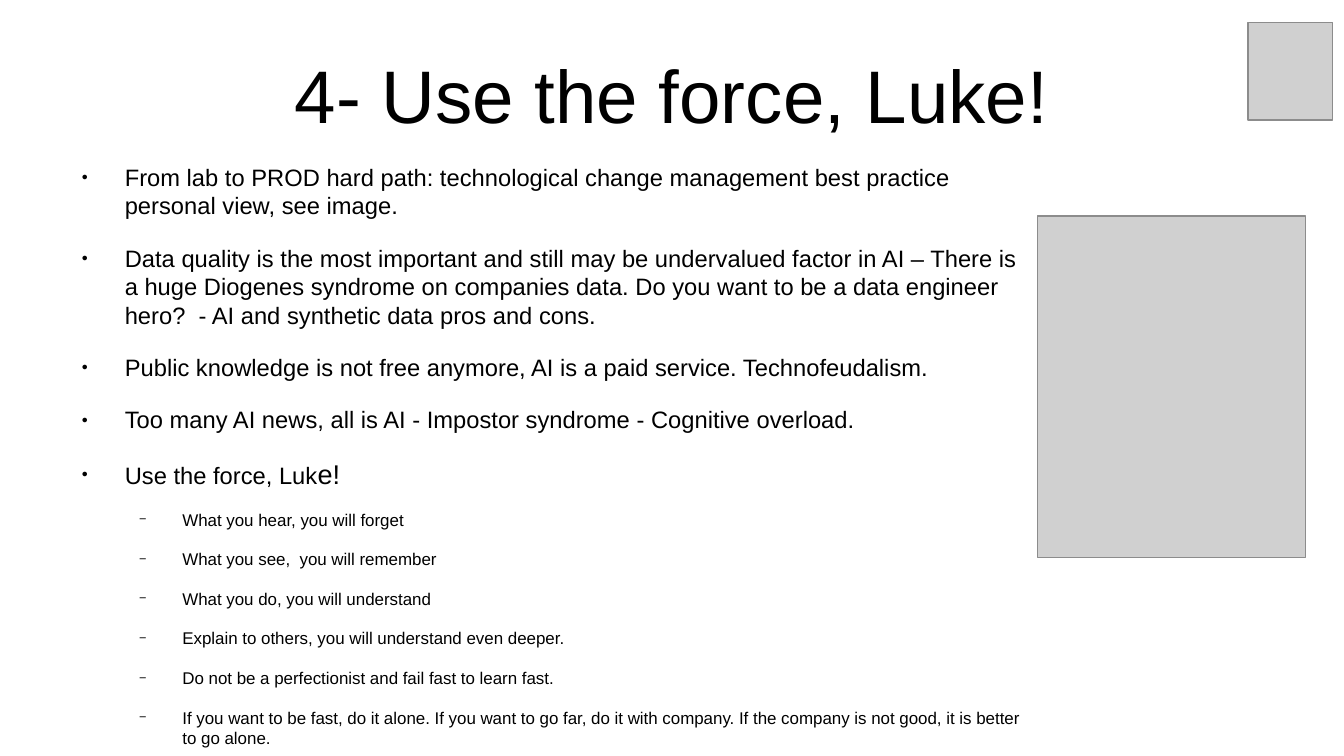
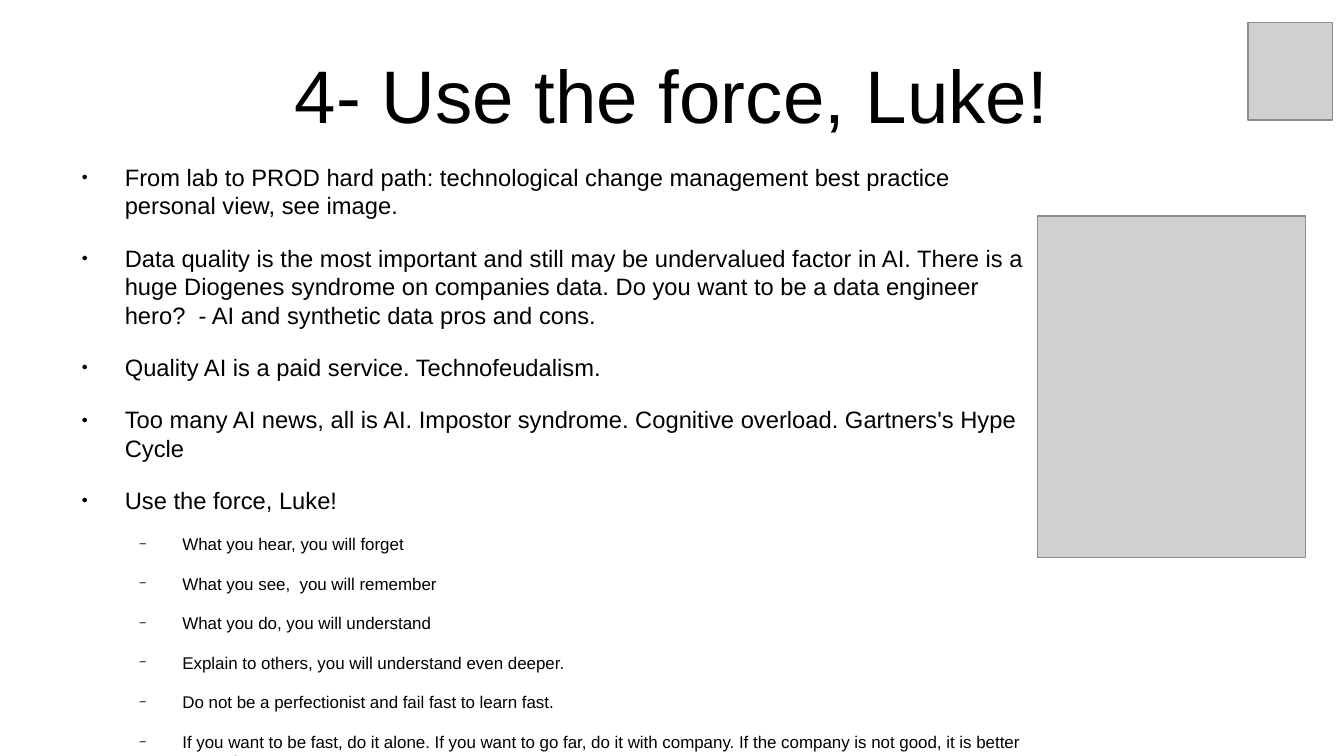
Before and after one commit to inigokintana/homelab-2-prod-ai-golden-path, a slide deck: slide 8 of docs/Presentation-homelab-2-prod-ai-golden-path.odp. Drawn at 1344x756 pixels with LibreOffice and Linux fonts; fonts in the diff are those of the drawing; grey boxes stand for pictures. Boxes give left, top, right and bottom in pixels: in the first picture for what was removed or moved away, otherwise in the second. Text is boxed around its words. In the diff, an @@ line names an element or a change of style, - is before the commit and + after.

```diff
--- a/docs/Presentation-homelab-2-prod-ai-golden-path.odp
+++ b/docs/Presentation-homelab-2-prod-ai-golden-path.odp
@@ text at (x1=125, y1=249, x2=1022, y2=462): text changed @@
-● Data quality is the most important and still may be undervalued factor in AI – There is a huge Diogenes syndrome on companies data. Do you want to be a data engineer hero? - AI and synthetic data pros and cons.
-● Public knowledge is not free anymore, AI is a paid service. Technofeudalism.
-● Too many AI news, all is AI - Impostor syndrome - Cognitive overload.
+● Data quality is the most important and still may be undervalued factor in AI. There is a huge Diogenes syndrome on companies data. Do you want to be a data engineer hero? - AI and synthetic data pros and cons.
+● Quality AI is a paid service. Technofeudalism.
+● Too many AI news, all is AI. Impostor syndrome. Cognitive overload. Gartners's Hype Cycle
@@ text at (x1=125, y1=491, x2=337, y2=512): size 16 to 14 pt in "Luke!" @@
```
Also in this commit, not shown: 1 other slide changed, 6 other files.
